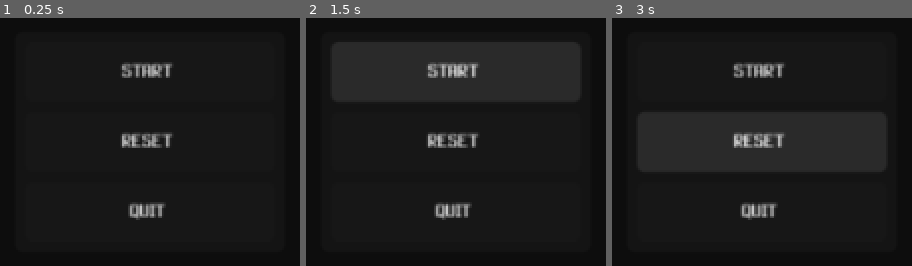
Above: before the commit, frames 1-3 (left to right).
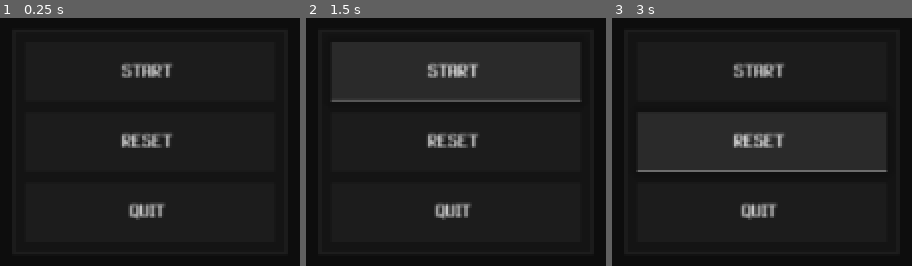
Above: after the commit, the same moments.

Repository: refrka/RPG-11
Game: Godot game, scene res://root.tscn
The game is run twice, just before and just after one commit, with the same random seed, the same clock (stepped at 60 frames per second) and the same inputs.
Inputs:
- Up to frame 1 (0.25 s): no input
- Up to frame 2 (1.5 s): click "START" at 0.5 s; click "START" at 1.25 s
- Up to frame 3 (3 s): click "START" at 2 s; click "RESET" at 2.75 s

The runs differ from the first frame. In frame 2, 0.7% of the frame differs, in the area x 8-92%, y 33-34%; in frame 3, 0.7%, in the area x 8-92%, y 61-63%.
Error before the commit: Invalid access to property or key 'pressed' on a base object of type 'Nil'. (res://main/ui/main_menu.gd:16)

Commit message:
MainMenu panel and button themes

Diff:
--- a/main/ui/main_menu.tscn
+++ b/main/ui/main_menu.tscn
@@ -2,7 +2,7 @@
 
 [ext_resource type="Script" uid="uid://cgd6b7rlwnjln" path="res://main/ui/main_menu.gd" id="1_yrm2s"]
 
-[node name="MainMenu" type="MarginContainer" unique_id=412125572 groups=["scene"]]
+[node name="MainMenu" type="MarginContainer" unique_id=412125572 node_paths=PackedStringArray("start_button", "reset_button", "quit_button") groups=["scene"]]
 anchors_preset = 15
 anchor_right = 1.0
 anchor_bottom = 1.0
@@ -10,11 +10,15 @@
 grow_vertical = 2
 mouse_filter = 2
 script = ExtResource("1_yrm2s")
+start_button = NodePath("PanelContainer/MarginContainer/VBoxContainer/StartButton")
+reset_button = NodePath("PanelContainer/MarginContainer/VBoxContainer/ResetButton")
+quit_button = NodePath("PanelContainer/MarginContainer/VBoxContainer/QuitButton")
 
 [node name="PanelContainer" type="PanelContainer" parent="." unique_id=1460315867]
 layout_mode = 2
 size_flags_horizontal = 4
 size_flags_vertical = 4
+theme_type_variation = &"MainMenuPanel"
 
 [node name="MarginContainer" type="MarginContainer" parent="PanelContainer" unique_id=690169768]
 layout_mode = 2
@@ -29,14 +33,17 @@
 [node name="StartButton" type="Button" parent="PanelContainer/MarginContainer/VBoxContainer" unique_id=1522937938]
 custom_minimum_size = Vector2(100, 24)
 layout_mode = 2
+theme_type_variation = &"MainMenuButton"
 text = "START"
 
 [node name="ResetButton" type="Button" parent="PanelContainer/MarginContainer/VBoxContainer" unique_id=102807993]
 custom_minimum_size = Vector2(100, 24)
 layout_mode = 2
+theme_type_variation = &"MainMenuButton"
 text = "RESET"
 
 [node name="QuitButton" type="Button" parent="PanelContainer/MarginContainer/VBoxContainer" unique_id=1243765746]
 custom_minimum_size = Vector2(100, 24)
 layout_mode = 2
+theme_type_variation = &"MainMenuButton"
 text = "QUIT"
--- a/resources/default_theme.tres
+++ b/resources/default_theme.tres
@@ -2,6 +2,38 @@
 
 [ext_resource type="FontFile" uid="uid://bdsvnnfimuiq5" path="res://resources/ReplaceTheSun.ttf" id="1_mwhd1"]
 
+[sub_resource type="StyleBoxFlat" id="StyleBoxFlat_2pkyf"]
+content_margin_top = 1.0
+bg_color = Color(0.16555026, 0.16555026, 0.16555026, 1)
+border_width_bottom = 1
+border_color = Color(0.49315637, 0.49315643, 0.49315614, 1)
+shadow_color = Color(0, 0, 0, 0.16470589)
+shadow_size = 4
+
+[sub_resource type="StyleBoxFlat" id="StyleBoxFlat_nva1m"]
+bg_color = Color(0.11, 0.11, 0.11, 1)
+
+[sub_resource type="StyleBoxFlat" id="StyleBoxFlat_og51b"]
+content_margin_top = 1.0
+bg_color = Color(0.21748495, 0.21748513, 0.21748504, 1)
+border_width_bottom = 1
+border_color = Color(0.49315637, 0.49315643, 0.49315614, 1)
+shadow_color = Color(0, 0, 0, 0.16470589)
+
+[sub_resource type="StyleBoxFlat" id="StyleBoxFlat_mwhd1"]
+bg_color = Color(0.08, 0.08, 0.08, 1)
+border_width_left = 1
+border_width_top = 1
+border_width_right = 1
+border_width_bottom = 1
+border_color = Color(0.11305209, 0.11305208, 0.11305206, 1)
+
 [resource]
 default_font = ExtResource("1_mwhd1")
 default_font_size = 8
+MainMenuButton/base_type = &"Button"
+MainMenuButton/styles/hover = SubResource("StyleBoxFlat_2pkyf")
+MainMenuButton/styles/normal = SubResource("StyleBoxFlat_nva1m")
+MainMenuButton/styles/pressed = SubResource("StyleBoxFlat_og51b")
+MainMenuPanel/base_type = &"PanelContainer"
+MainMenuPanel/styles/panel = SubResource("StyleBoxFlat_mwhd1")
